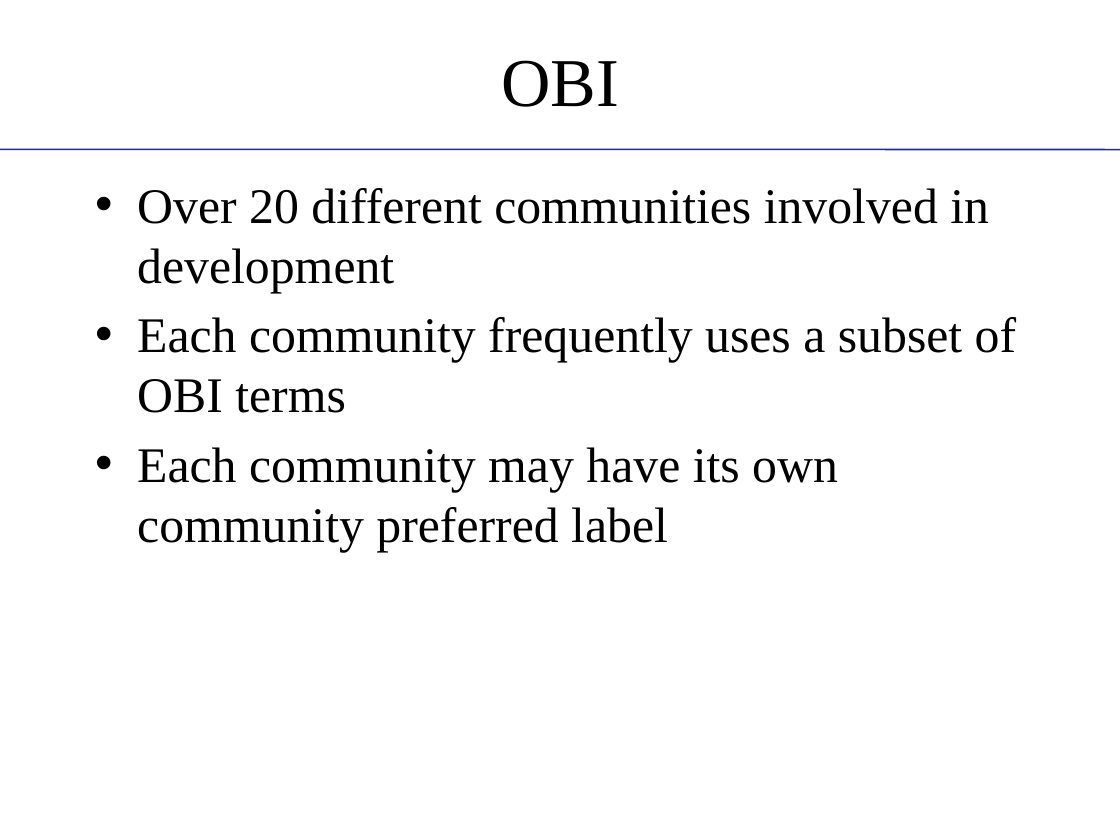
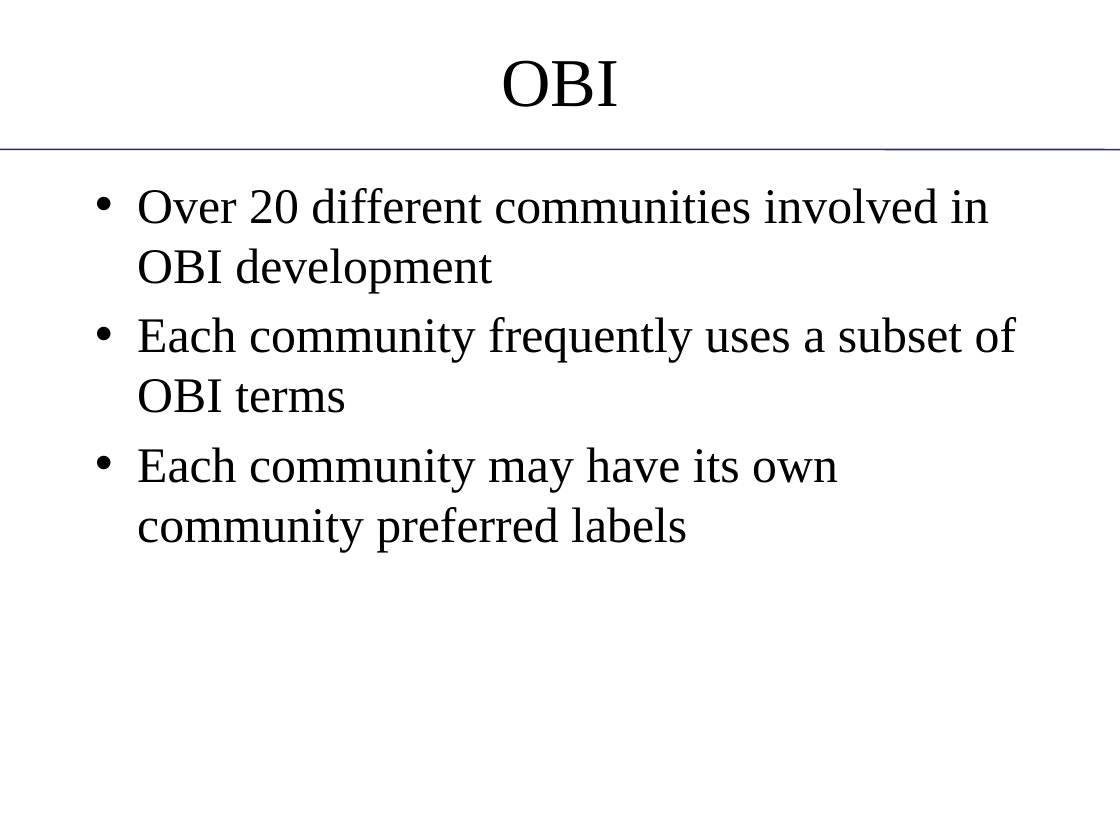
Before and after one commit to obi-ontology/obi-legacy-svn, a slide deck: slide 12 of trunk/docs/presentations/OBI tutorial July 2011 ICBO/MIREOT-View.pptx. Drawn at 1120x840 pixels with LibreOffice and Linux fonts; fonts in the diff are those of the drawing; background and template pictures are left out. Boxes give left, top, right and bottom in pixels: in the first picture for what was removed or moved away, otherwise in the second. Text is boxed around its words. In the diff, an @@ line names an element or a change of style, - is before the commit and + after.

```diff
--- a/trunk/docs/presentations/OBI tutorial July 2011 ICBO/MIREOT-View.pptx
+++ b/trunk/docs/presentations/OBI tutorial July 2011 ICBO/MIREOT-View.pptx
@@ text at <box>137,188,989,293</box>: text changed @@
-• Over 20 different communities involved in development
+• Over 20 different communities involved in OBI development
@@ text at <box>137,447,838,552</box>: text changed @@
-• Each community may have its own community preferred label
+• Each community may have its own community preferred labels
```
Also in this commit, not shown: 9 other slides changed.
